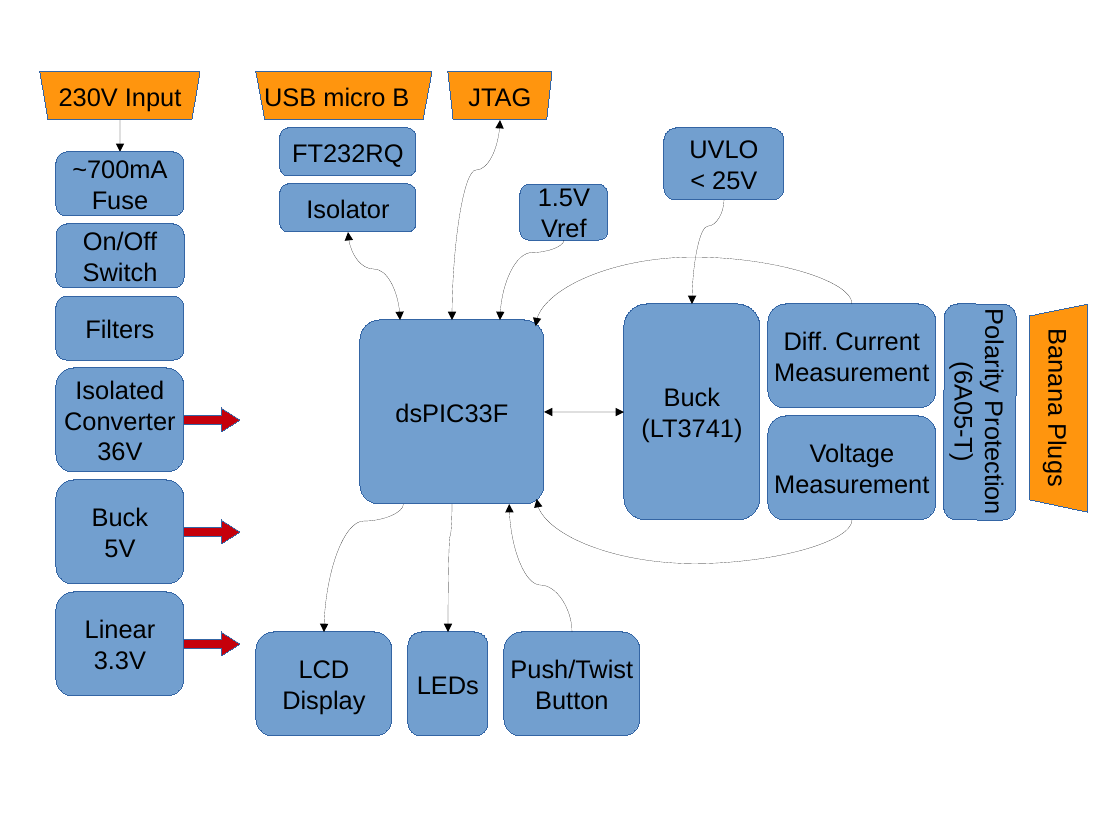
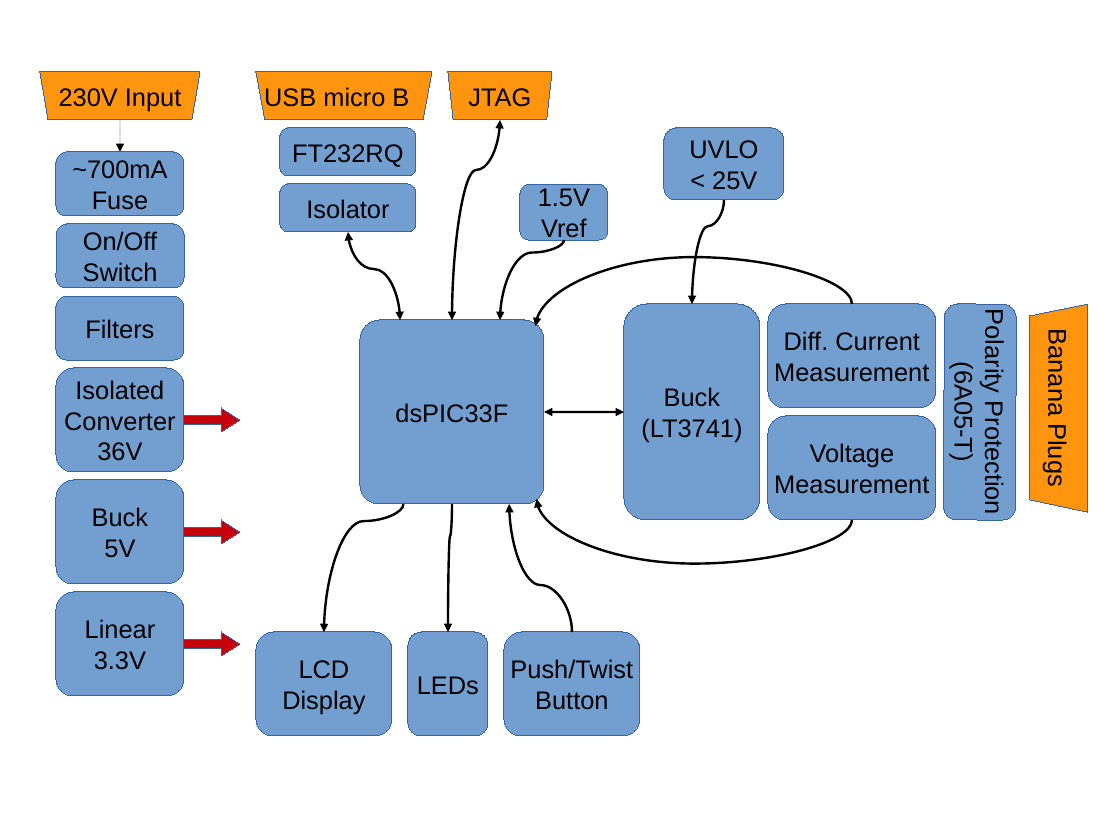
Before and after one commit to TheComet/bat6, a slide deck: slide 1 of doc/pflichtenheft/grob-blockdiagramm.odp. Drawn at 1120x840 pixels with LibreOffice and Linux fonts; fonts in the diff are those of the drawing. Boxes give left, top, right and bottom in pixels: in the first picture for what was removed or moved away, otherwise in the second. Text is boxed around its words. In the diff, an @@ line names an element or a change of style, - is before the commit and + after.

```diff
--- a/doc/pflichtenheft/grob-blockdiagramm.odp
+++ b/doc/pflichtenheft/grob-blockdiagramm.odp
@@ curved double arrow (500, 120) - (452, 320): stroke #000000 0 pt to #000000 1.7 pt @@
@@ curved arrow (725, 200) - (692, 304): stroke #000000 0 pt to #000000 1.7 pt @@
@@ curved double arrow (349, 232) - (400, 320): stroke #000000 0 pt to #000000 1.7 pt @@
@@ curved arrow (564, 240) - (500, 320): stroke #000000 0 pt to #000000 1.7 pt @@
@@ curved arrow (853, 304) - (536, 326): stroke #000000 0 pt to #000000 1.7 pt @@
@@ curved double arrow (544, 413) - (624, 413): stroke #000000 0 pt to #000000 1.7 pt @@
@@ curved arrow (403, 504) - (324, 632): stroke #000000 0 pt to #000000 1.7 pt @@
@@ curved arrow (452, 504) - (448, 632): stroke #000000 0 pt to #000000 1.7 pt @@
@@ curved arrow (572, 632) - (509, 504): stroke #000000 0 pt to #000000 1.7 pt @@
@@ curved arrow (853, 520) - (537, 499): stroke #000000 0 pt to #000000 1.7 pt @@
```
Also in this commit, not shown: 3 other files.
